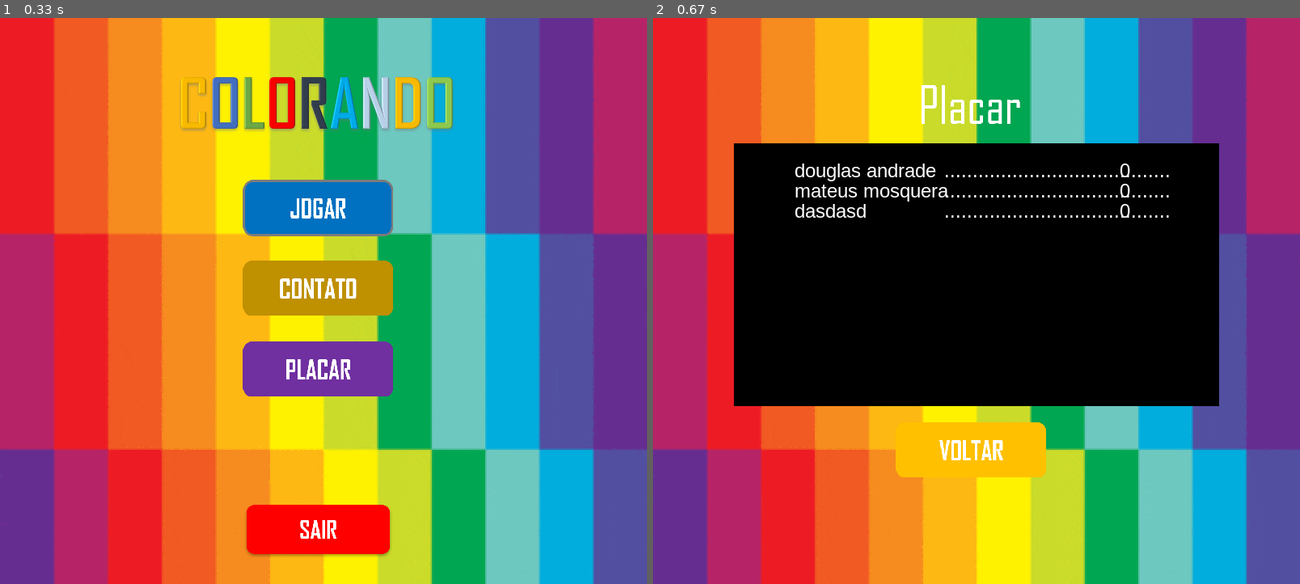
Above: before the commit, frames 1-2 (left to right).
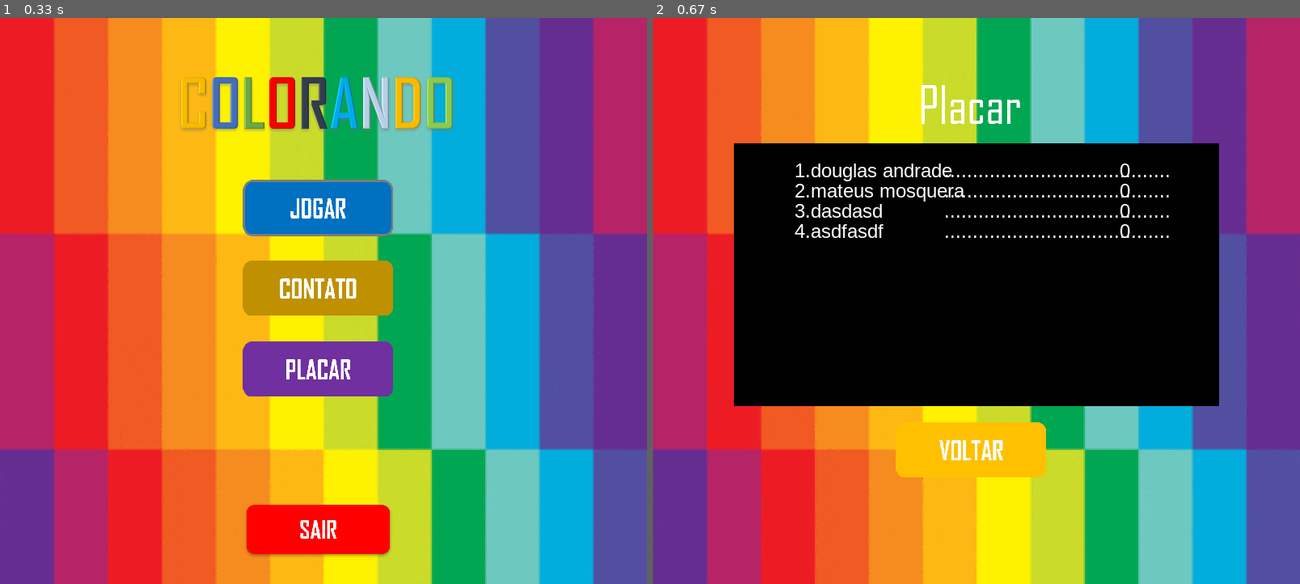
Above: after the commit, the same moments.

Repository: DouglasAndC/GAME-COLORANDO-PYGAME
Game: pygame game, started from Main/menu.py
Two runs of this game, one before a commit and one after it. Both use one fixed random seed, a clock stepped at 60 frames per second and the inputs below.
Inputs (mouse positions are in pixels of both pictures, inside the frame that each line leads up to):
- Up to frame 1 (0.33 s): no input
- Up to frame 2 (0.67 s): click (970, 368) at 0.38 s

Frame 1 is identical in both runs. In frame 2, 1.0% of the frame differs, in the area x 21-80%, y 25-39%.

Commit message:
posicoes inseridas placar

Diff:
--- a/Main/menu.py
+++ b/Main/menu.py
@@ -36,8 +36,12 @@
     data = globals.ler_usuario()
     font = pygame.font.Font(pygame.font.match_font("Arial"), 24)
     y = 150
+    iterator = 0
     for i in data:
-        campo_texto = []
+        iterator+=1
+        if iterator == 5:
+            break
+        campo_texto = [str(iterator)+'.']
         y += 25
         for j in globals.convert_char(i.get('nome')):
             campo_texto.append(j)
Binary file changed: Data/data.pickle
